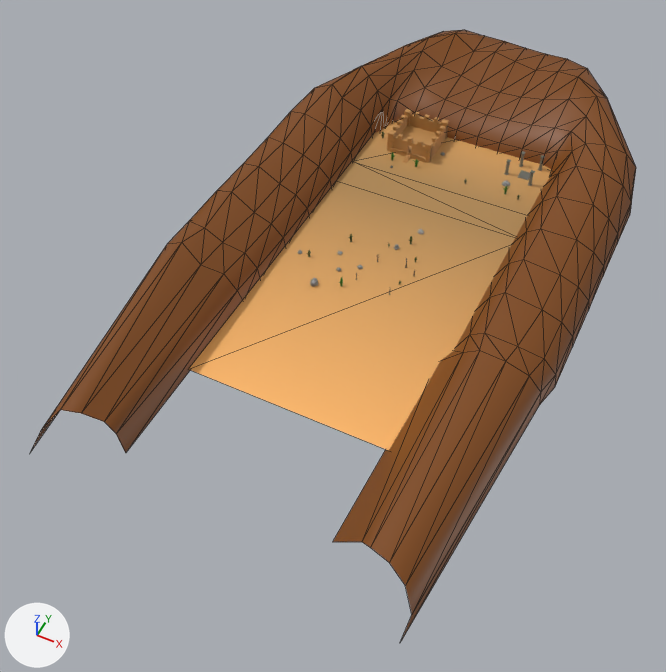
One commit to the glTF model assets/maps/EvrmDesert.glb: the scene before it, then after it.
The view is the same before and after, from a 50 mm lens placed at (57.9, -142.8, 149.8), pointed at (-6.4, -14.2, -10.9). The lights are fixed; the arrows at lower left show +X, +Y and +Z. The first picture is the older version. Mesh edges are drawn as thin lines on the coarser meshes. Where no turn or scale is listed for an object, it has been applied to the vertices. Vertices at exactly the same position are counted once.

Objects in the first picture: 'Conyon', 'Ground', 'SandCastle' and 6 more.
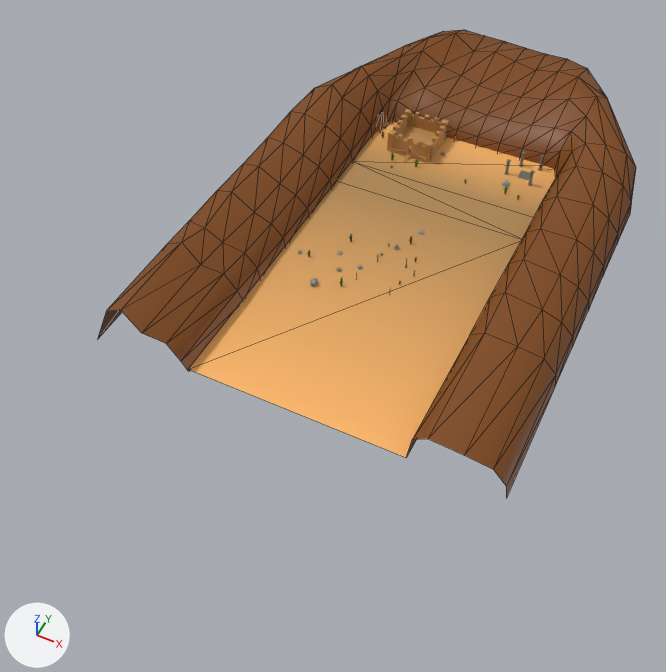
Changed parts and their boxes (x1, y1, x2, y2) in the pictures (666 x 672 px; the box of a moved part takes in the faces that stretch with it):
```json
{"object": "Conyon", "change": "reshaped", "before": [31, 30, 636, 640], "after": [97, 30, 636, 498], "on screen": "11% narrower, 23% shorter"}
{"object": "Ground", "change": "reshaped", "before": [188, 121, 552, 451], "after": [188, 121, 556, 458]}
{"part": 1, "of": "me_conyon_006", "change": "moved or reshaped", "before": [31, 242, 242, 453], "after": [97, 242, 242, 371]}
{"part": 2, "of": "me_conyon_006", "change": "cut back", "before": [333, 131, 572, 640], "after": [407, 131, 572, 498]}
{"part": 3, "of": "me_plane", "change": "moved or reshaped", "before": [352, 121, 552, 215], "after": [352, 121, 556, 217]}
```

The change, as JSON lines over the scene's bpy script:
```json
{"block": "me_plane", "where": "# used by ob_ground; location = (0.0, 0.0, 0.0)"}
{"op": "remove", "block": "me_plane", "code": "me_plane.from_pydata(...)  # 8 vertices, 6 faces; spans x -25.0..25.0, y -45.1..84.0, z 0.1"}
{"op": "add", "block": "me_plane", "code": "me_plane.from_pydata(...)  # 8 vertices, 6 faces; spans x -25.0..25.0, y -45.1..56.7, z 0.1"}
{"block": "me_plane", "change": "me_plane part 3"}
{"op": "set", "path": "me_plane.vertices[6].co", "old": "(-25.0, 84.0, 0.1)", "new": "(-25.0, 56.7, 0.1)"}
{"op": "set", "path": "me_plane.vertices[7].co", "old": "(25.0, 84.0, 0.1)", "new": "(25.0, 56.7, 0.1)"}
{"block": "me_conyon_006", "where": "# used by ob_conyon; location = (-1.4, -41.3, 0.0)"}
{"op": "remove", "block": "me_conyon_006", "code": "me_conyon_006.from_pydata(...)  # 196 vertices, 324 faces; spans x -46.0..47.0, y -39.0..142.0, z -1.0..14.0"}
{"op": "add", "block": "me_conyon_006", "code": "me_conyon_006.from_pydata(...)  # 189 vertices, 312 faces; spans x -46.0..47.0, y -5.0..142.0, z -1.0..14.0"}
{"block": "me_conyon_006", "change": "me_conyon_006 part 1"}
{"block": "me_conyon_006", "change": "3 vertices are removed from x -40.0..-24.0, y -35.0..-27.0, z -1.0..10.0"}
{"block": "me_conyon_006", "change": "5 faces are deleted"}
{"block": "me_conyon_006", "change": "4 vertices move from x -32.0..-24.0, y -31.0..-27.0, z 6.0..13.0 to x -41.0..-27.0, y -5.0, z 8.0..13.0"}
{"block": "me_conyon_006", "change": "3 vertices are added at (-24.0, -4.0, -1.0), (-24.0, -5.0, 4.0), (-46.0, -5.0, -1.0)"}
{"block": "me_conyon_006", "change": "5 new faces join them"}
{"block": "me_conyon_006", "change": "me_conyon_006 part 2"}
{"block": "me_conyon_006", "change": "14 vertices are removed from x 22.0..45.0, y -39.0..27.0, z -1.0..9.0"}
{"block": "me_conyon_006", "change": "24 faces are deleted"}
{"block": "me_conyon_006", "change": "5 vertices in x 24.0, y 39.0..88.0, z -1.0 move by (2.0, 0.0, 0.0)"}
{"block": "me_conyon_006", "change": "4 vertices move from x 24.0..45.0, y 20.0..98.0, z 0.0..5.0 to x 25.0..46.0, y -4.0..97.0, z 0.0..5.0"}
{"block": "me_conyon_006", "change": "2 vertices are added at (26.0, 27.0, -1.0), (26.0, -4.0, 0.0)"}
{"block": "me_conyon_006", "change": "5 new vertices lie (0.0, -31.0, 1.0) away from vertices in x 27.0..47.0, y 27.0, z -1.0..8.0"}
{"block": "me_conyon_006", "change": "12 new faces join them"}
```
